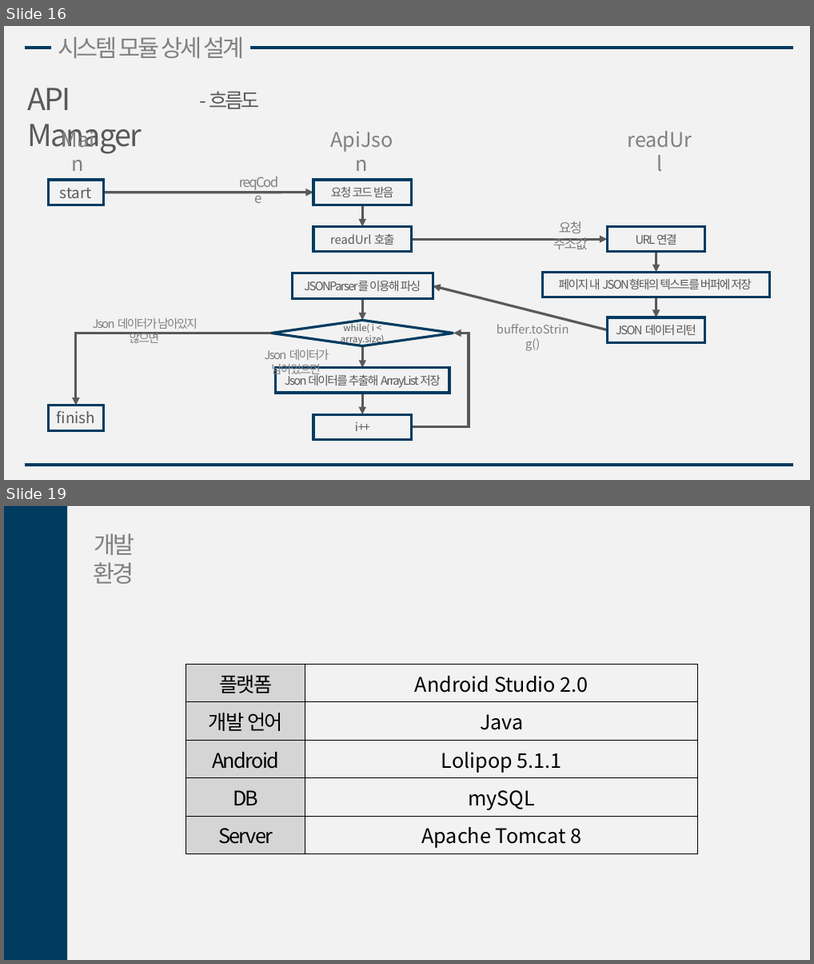
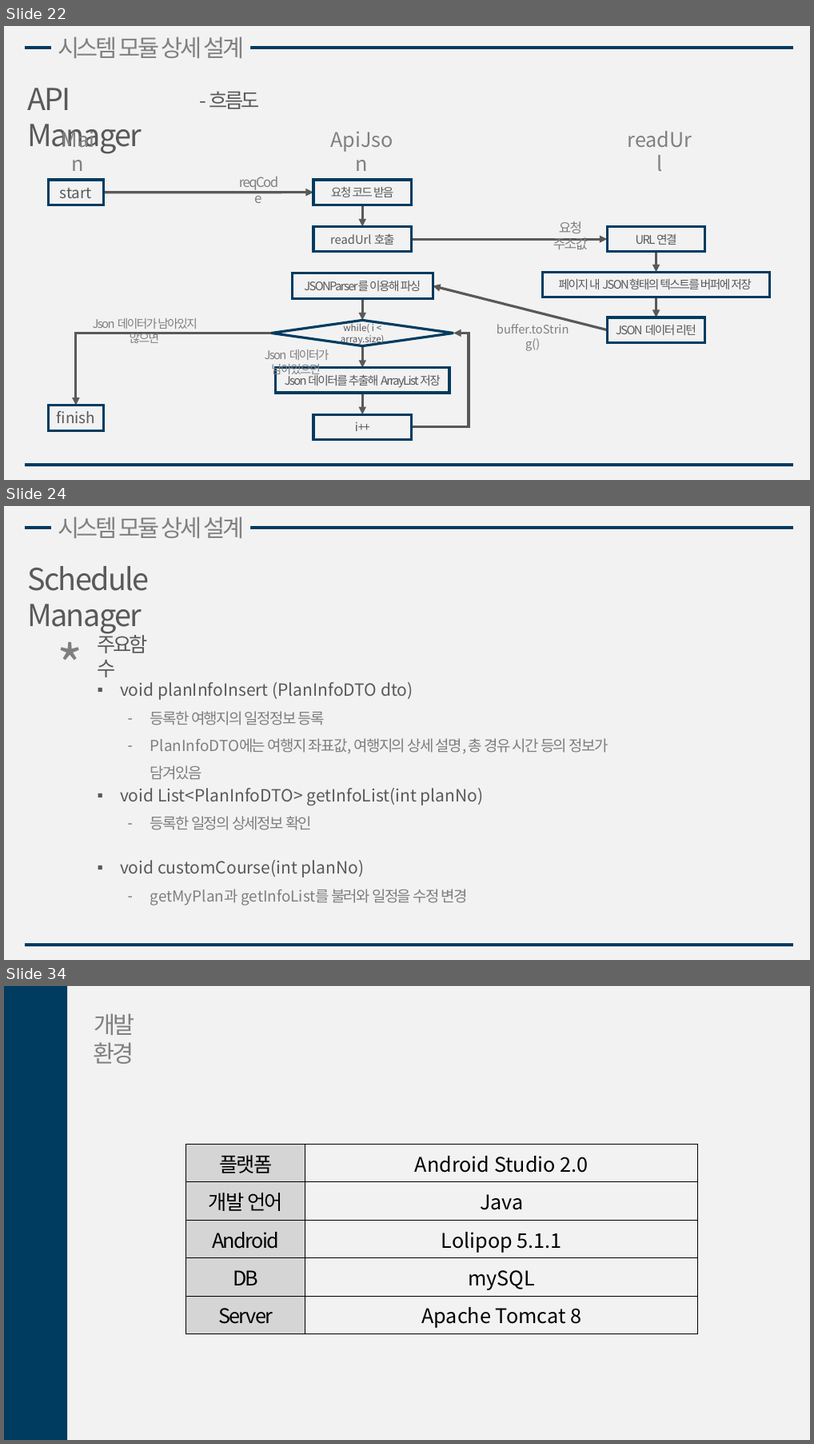
Before and after one commit to gmlrud1211/project, a slide deck: document/설계서.pptx. Shown one above the other, each under a label of ours: slides 16 and 19 before the commit, slides 22, 24 and 34 after it; the slides between them are not shown. The pictures are 814x964 and 814x1444 pixels, drawn with LibreOffice and Linux fonts; fonts in the diff are those of the drawing. Boxes give left, top, right and bottom in pixels: in the first picture for what was removed or moved away, otherwise in the second. Text is boxed around its words. In the diff, an @@ line names an element or a change of style, - is before the commit and + after.

Commit message:
2차 설계서

```diff
--- a/document/설계서.pptx
+++ b/document/설계서.pptx
@@ slide 24 added at [4,506,810,960], background #F2F2F2 @@
@@ line added from (25, 527) to (794, 527), #003B60 4 pt @@
@@ text added at [58,517,244,538], 28 pt, text #808080 @@
+시스템 모듈 상세 설계
@@ text added at [27,566,150,634], 36 pt, text #595959 @@
+Schedule Manager
@@ text added at [52,628,107,660], 66 pt, text #7F7F7F @@
+*
@@ text added at [98,631,148,677], 24 pt, text #595959 @@
+주요함수
@@ text added at [120,682,608,753], 18 pt, text #7F7F7F @@
+▪ void planInfoInsert (PlanInfoDTO dto)
+  – 등록한 여행지의 일정정보 등록
+  – PlanInfoDTO에는 여행지 좌표값, 여행지의 상세 설명, 총 경유 시간 등의 정보가 담겨있음
@@ text added at [120,788,484,830], 20 pt, text #595959 @@
+▪ void List<PlanInfoDTO> getInfoList(int planNo)
+  – 등록한 일정의 상세정보 확인
@@ text added at [120,860,468,905], 18 pt, text #7F7F7F @@
+▪ void customCourse(int planNo)
+  – getMyPlan과 getInfoList를 불러와 일정을 수정 변경
@@ line added from (25, 944) to (794, 944), #003B60 4 pt @@
@@ what was slide 16 is now slide 22 @@
@@ what was slide 19 is now slide 34 @@
```
Also in this commit, not shown: 4 slides changed, 14 other slides added.
